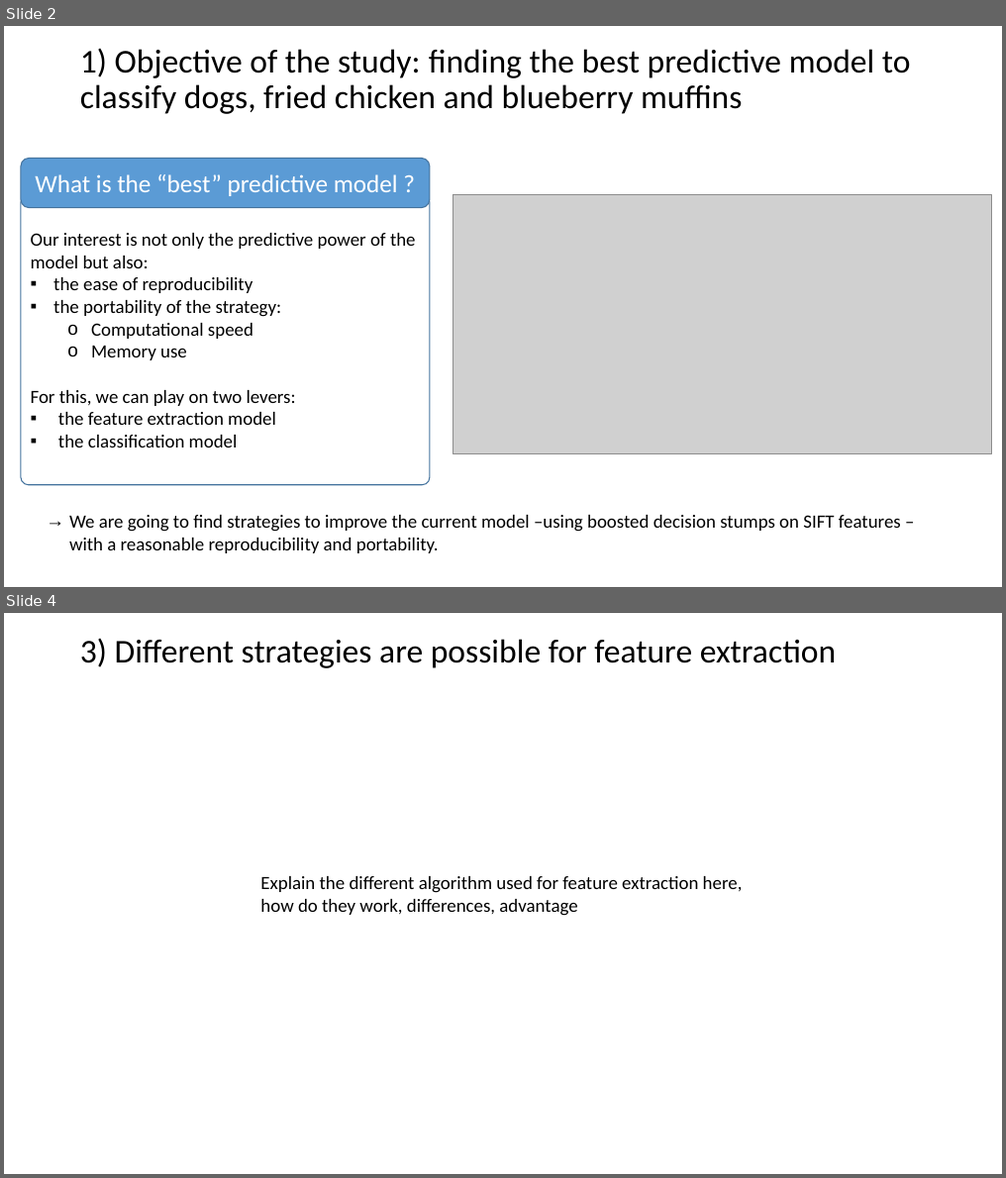
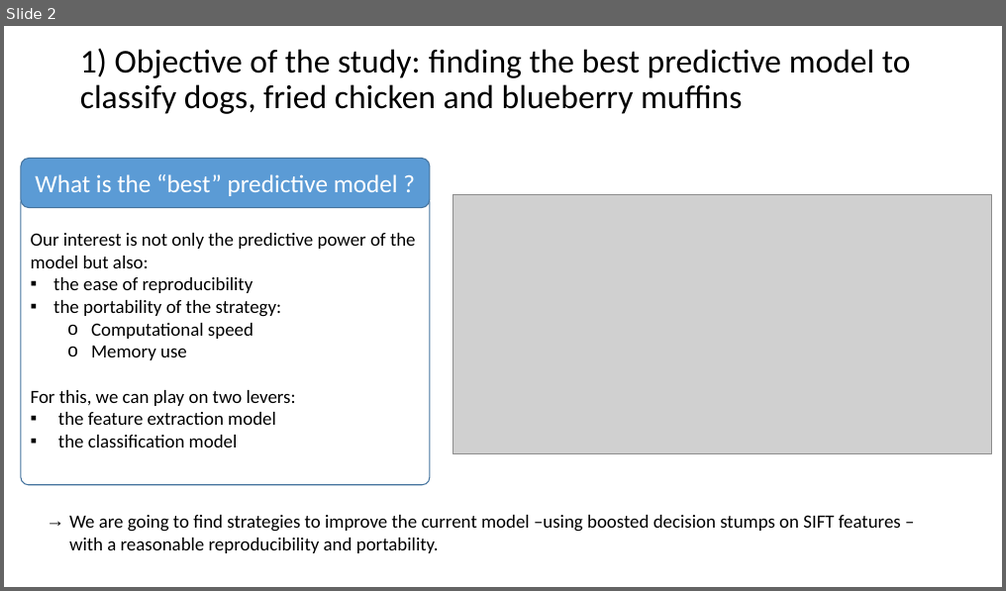
Before and after one commit to TZstatsADS/Fall2017-project3-grp7, a slide deck: doc/team7_presentation.pptx. Shown one above the other, each under a label of ours: slides 2 and 4 before the commit, slide 2 after it; the slides between them are not shown. The pictures are 1006x1178 and 1006x591 pixels, drawn with LibreOffice and Linux fonts; fonts in the diff are those of the drawing; grey boxes stand for pictures. Boxes give left, top, right and bottom in pixels: in the first picture for what was removed or moved away, otherwise in the second. Text is boxed around its words. In the diff, an @@ line names an element or a change of style, - is before the commit and + after.

```diff
--- a/doc/team7_presentation.pptx
+++ b/doc/team7_presentation.pptx
@@ slide 4 removed at bbox=[4, 613, 1002, 1174], background #FFFFFF @@
@@ title removed at bbox=[80, 638, 837, 668] @@
-3) Different strategies are possible for feature extraction
@@ text removed at bbox=[260, 876, 743, 916] @@
-Explain the different algorithm used for feature extraction here, how do they work, differences, advantage
```
Also in this commit, not shown: 2 slides changed, 4 slides added, 3 other slides removed.
